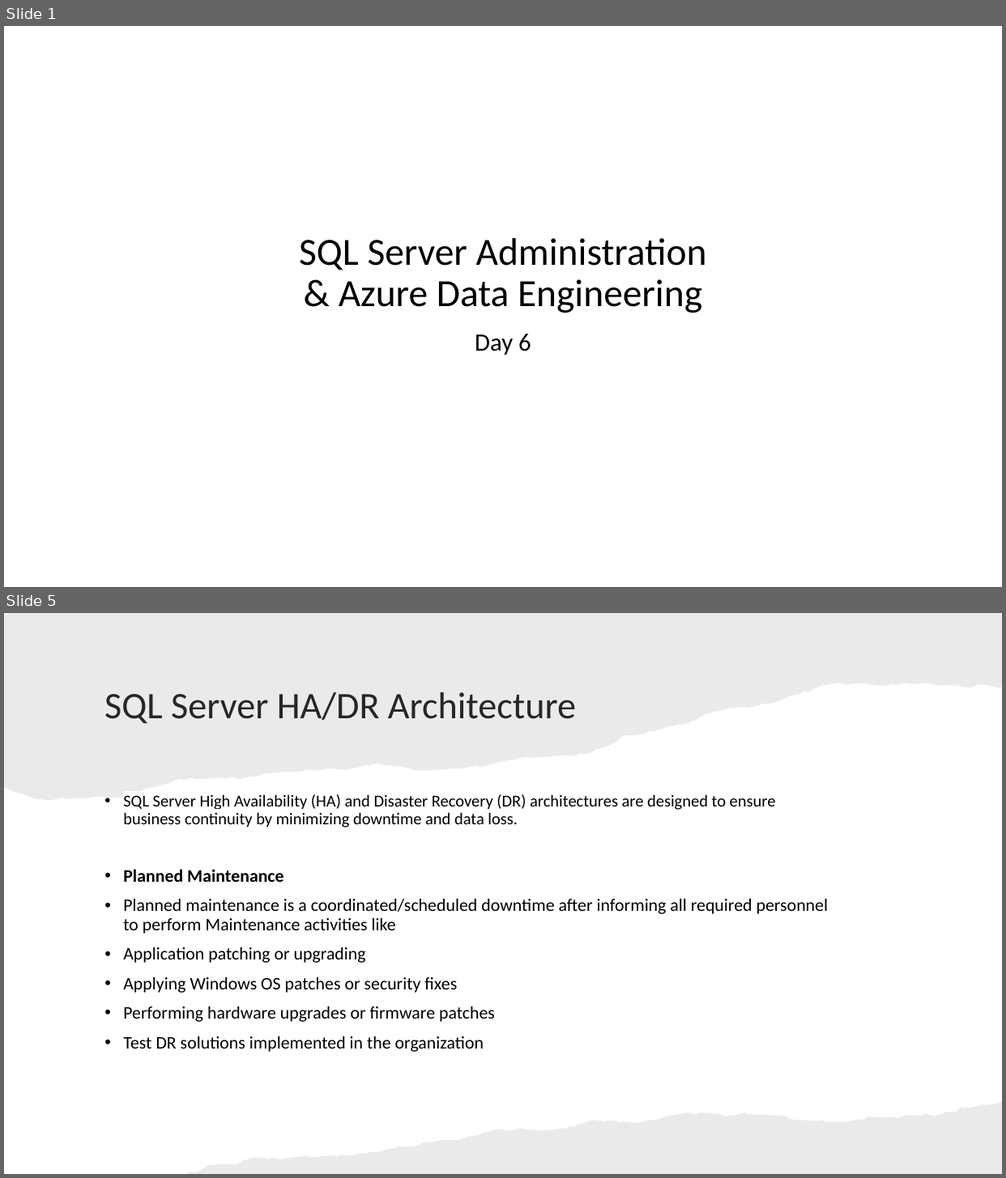
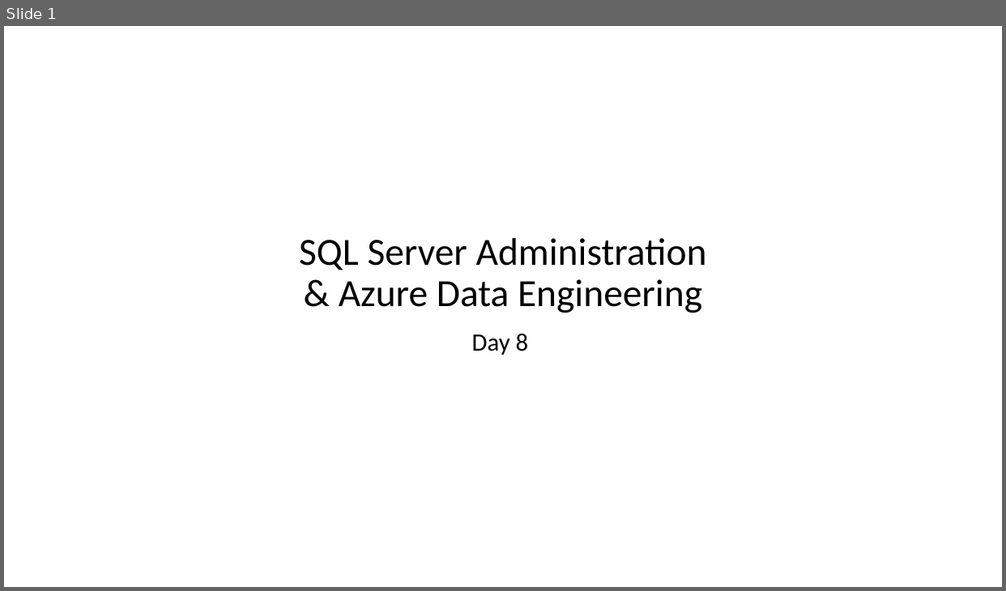
Before and after one commit to imcuteani/SQL_Server_Azure_Data_Engineering, a slide deck: Decks/day-8/SQL Server Administration & Azure Data Engineering-day-8.pptx. Shown one above the other, each under a label of ours: slides 1 and 5 before the commit, slide 1 after it; the slides between them are not shown. The pictures are 1006x1178 and 1006x591 pixels, drawn with LibreOffice and Linux fonts; fonts in the diff are those of the drawing; background and template pictures are left out. Boxes give left, top, right and bottom in pixels: in the first picture for what was removed or moved away, otherwise in the second. Text is boxed around its words. In the diff, an @@ line names an element or a change of style, - is before the commit and + after.

```diff
--- a/Decks/day-8/SQL Server Administration & Azure Data Engineering-day-8.pptx
+++ b/Decks/day-8/SQL Server Administration & Azure Data Engineering-day-8.pptx
@@ slide 5 removed at [4, 613, 1002, 1174], background #FFFFFF @@
@@ freeform shape removed at [4, 613, 1002, 801] @@
@@ title removed at [104, 692, 576, 723] @@
-SQL Server HA/DR Architecture
@@ text removed at [123, 794, 828, 1052] @@
-• SQL Server High Availability (HA) and Disaster Recovery (DR) architectures are designed to ensure business continuity by minimizing downtime and data loss.
-• Planned Maintenance
-• Planned maintenance is a coordinated/scheduled downtime after informing all required personnel to perform Maintenance activities like
-• Application patching or upgrading
-• Applying Windows OS patches or security fixes
-• Performing hardware upgrades or firmware patches
-• Test DR solutions implemented in the organization
@@ freeform shape removed at [186, 1102, 1002, 1174] @@
@@ slide 1 changed as well @@
@@ subtitle at [472, 334, 529, 355]: text changed @@
-Day 6
+Day 8
```
Also in this commit, not shown: 7 other slides changed, 9 slides added, 5 other slides removed, 43 other files.
